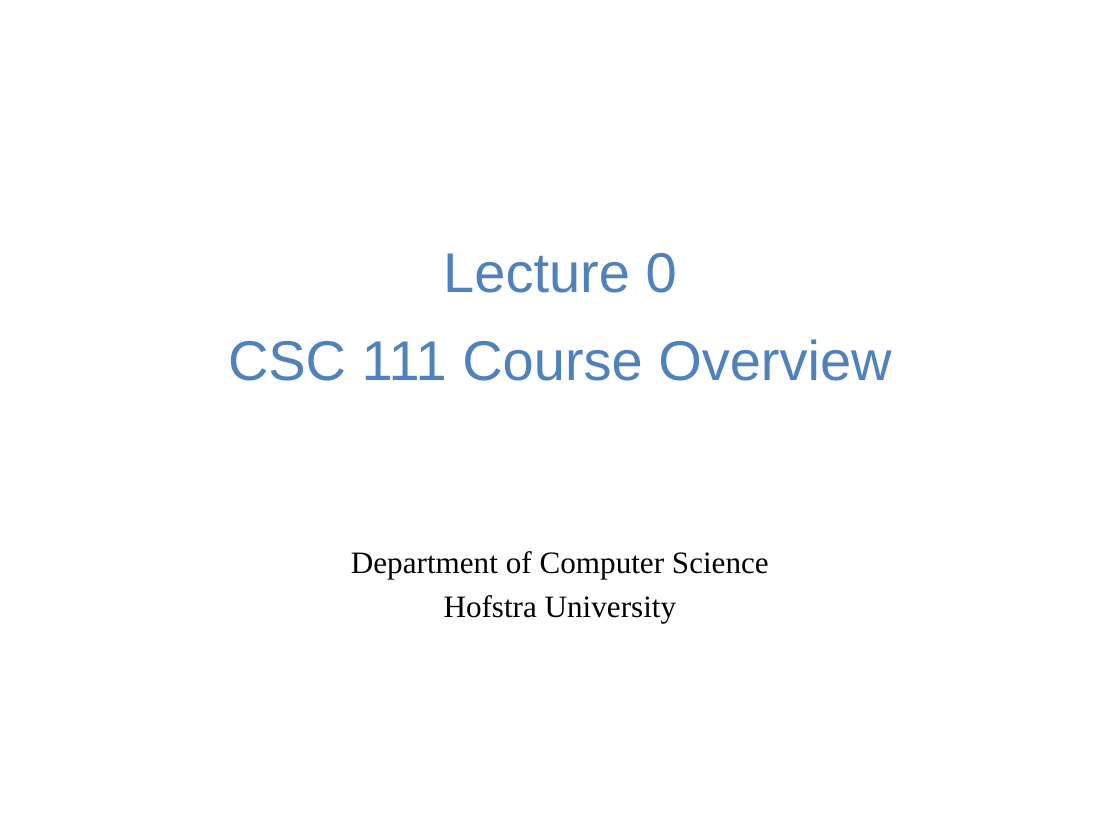
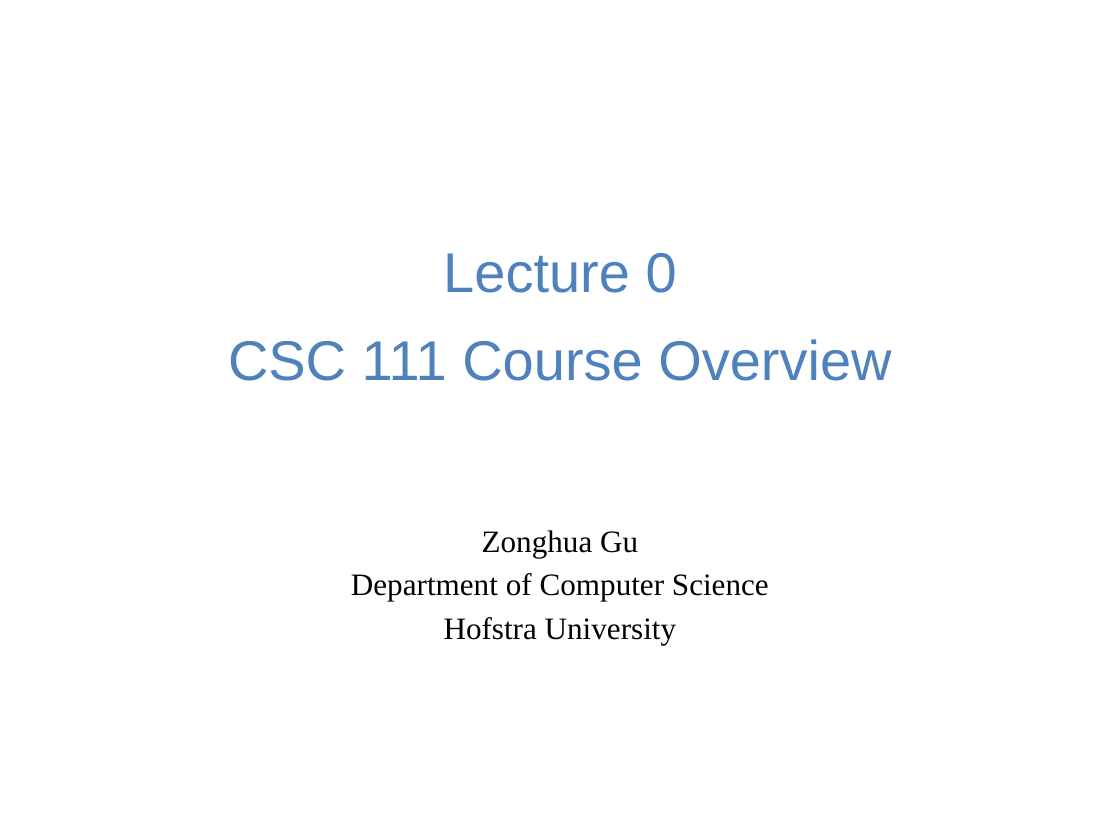
Before and after one commit to guhofstra/CSC111Fa25, a slide deck: slide 1 of PPTs/L0 course overview.pptx. Drawn at 1120x840 pixels with LibreOffice and Linux fonts; fonts in the diff are those of the drawing. Boxes give left, top, right and bottom in pixels: in the first picture for what was removed or moved away, otherwise in the second. Text is boxed around its words. In the diff, an @@ line names an element or a change of style, - is before the commit and + after.

```diff
--- a/PPTs/L0 course overview.pptx
+++ b/PPTs/L0 course overview.pptx
@@ subtitle at (482,530,638,557): paragraph added @@
+Zonghua Gu
```
Also in this commit, not shown: 1 other slide changed, 3 other files.
